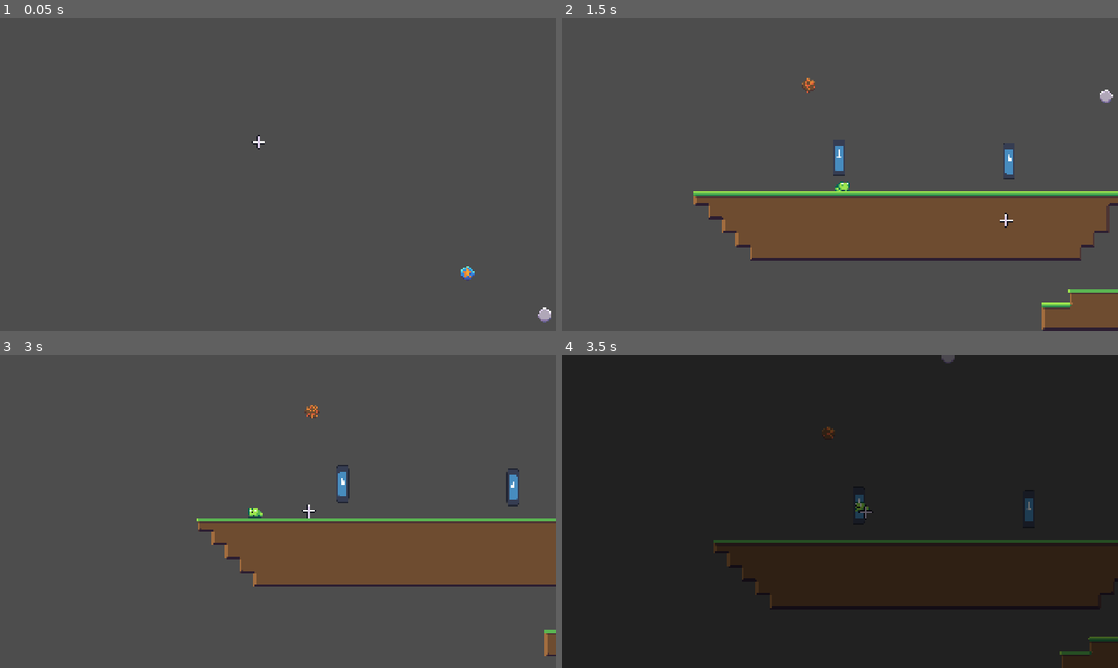
Above: before the commit, frames 1-4 (two rows, left to right).
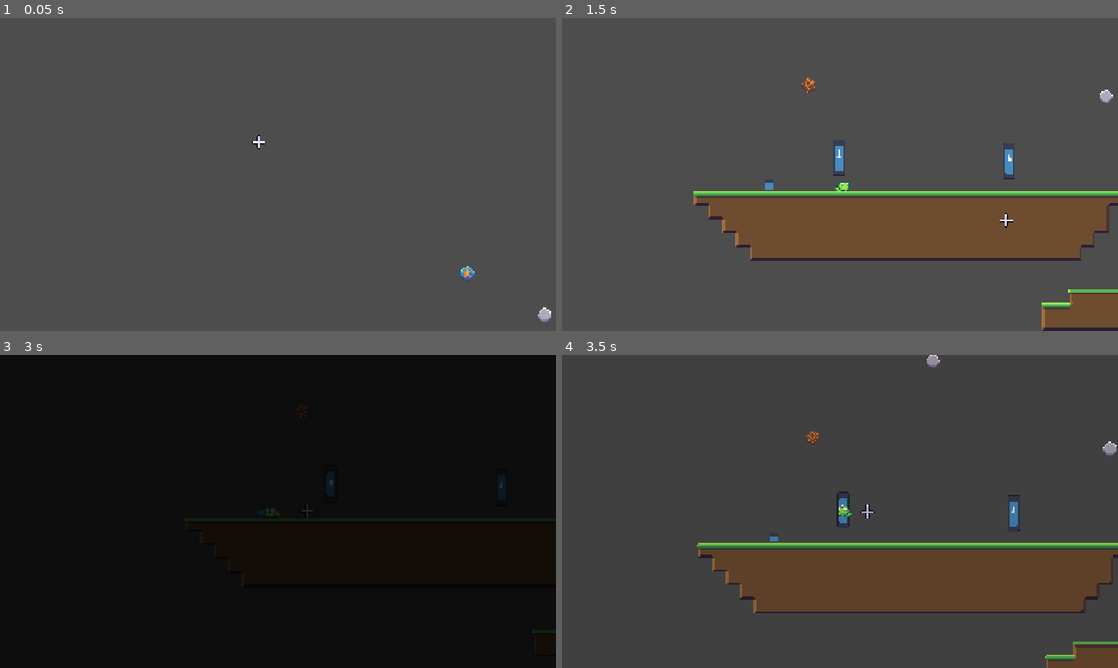
Above: after the commit, the same moments.

Repository: MadAvidCoder/Spin-phibian
Game: Godot game, scene res://scenes/main.tscn
Two runs of this game, one before a commit and one after it. Both use one fixed random seed, a clock stepped at 60 frames per second and the inputs below. The engine's default icon, where the game draws it, is replaced by a stand-in: a white triangle on a blue panel in a dark square.
Inputs (mouse positions are in pixels of both pictures, inside the frame that each line leads up to):
- Up to frame 1 (0.05 s): no input
- Up to frame 2 (1.5 s): tap Enter (ui_accept) at 0.5, 0.77 s; move the mouse to (812, 237) at 0.52 s; hold D (right) from 0.53 s (still down); click (812, 237) at 0.6 s; move the mouse to (1006, 221) at 1.27 s; click (1006, 221) at 1.35 s
- Up to frame 3 (3 s): tap Enter (ui_accept) at 1.52 s; move the mouse to (111, 464) at 2.02 s; release D (right) at 2.03 s; hold A (left) from 2.03 s (still down); click (111, 464) at 2.1 s; move the mouse to (305, 511) at 2.77 s; click (305, 511) at 2.85 s
- Up to frame 4 (3.5 s): keep holding A (left); tap Enter (ui_accept) at 3.02 s

Frame 1 is identical in both runs. In frame 2, less than 0.1% of the frame differs, in the area x 36-38%, y 52-55%; in frame 3, 100%, in the area x 0-100%, y 0-100%; in frame 4, 99%.

Commit message:
Add hazards Added hazards, which exist on collision layer 5. (Sprites TBA)

Diff:
--- a/src/project.godot
+++ b/src/project.godot
@@ -55,6 +55,7 @@
 2d_physics/layer_2="Walls"
 2d_physics/layer_3="Anchors"
 2d_physics/layer_4="Checkpoints"
+2d_physics/layer_5="Hazards"
 
 [physics]
 
--- a/src/scenes/frog.tscn
+++ b/src/scenes/frog.tscn
@@ -68,9 +68,8 @@
 size = Vector2(14, 9)
 
 [node name="Frog" type="CharacterBody2D" unique_id=1809645032 groups=["frog"]]
-collision_mask = 2
+collision_mask = 18
 script = ExtResource("1_qyo2l")
-angular_speed = 500.0
 pull_dist = 128.0
 gravity = Vector2(0, 900)
 
--- a/src/scenes/main.tscn
+++ b/src/scenes/main.tscn
@@ -2,6 +2,7 @@
 
 [ext_resource type="PackedScene" uid="uid://dgu8gco2updb7" path="res://scenes/frog.tscn" id="1_o5qli"]
 [ext_resource type="Texture2D" uid="uid://bgj2hidoxg36h" path="res://assets/sprites/grass tileset.png" id="1_tefeu"]
+[ext_resource type="Texture2D" uid="uid://barq67eed08is" path="res://icon.svg" id="2_ya4ey"]
 [ext_resource type="PackedScene" uid="uid://b143qyca7ba5" path="res://scenes/anchor.tscn" id="3_sugp2"]
 [ext_resource type="PackedScene" uid="uid://d0c8ckfwky8kp" path="res://scenes/cursor.tscn" id="4_jyhfs"]
 [ext_resource type="Script" uid="uid://b6enfej1g1pcw" path="res://scripts/fader.gd" id="5_tbgi4"]
@@ -390,18 +391,312 @@
 11:3/0/terrains_peering_bit/top_left_corner = 0
 11:3/0/terrains_peering_bit/top_side = 0
 
+[sub_resource type="TileSetAtlasSource" id="TileSetAtlasSource_eb6dy"]
+resource_name = "[TEMP]"
+texture = ExtResource("2_ya4ey")
+texture_region_size = Vector2i(10, 10)
+0:0/0 = 0
+0:0/0/physics_layer_1/polygon_0/points = PackedVector2Array(-4.985841, 4.871224, -5.0431495, -5.2723837, 5.131404, -5.062061, 4.9858413, 4.8139157)
+1:0/0 = 0
+1:0/0/physics_layer_1/polygon_0/points = PackedVector2Array(-4.985841, 4.871224, -5.0431495, -5.2723837, 5.131404, -5.062061, 4.9858413, 4.8139157)
+2:0/0 = 0
+2:0/0/physics_layer_1/polygon_0/points = PackedVector2Array(-4.985841, 4.871224, -5.0431495, -5.2723837, 5.131404, -5.062061, 4.9858413, 4.8139157)
+3:0/0 = 0
+3:0/0/physics_layer_1/polygon_0/points = PackedVector2Array(-4.985841, 4.871224, -5.0431495, -5.2723837, 5.131404, -5.062061, 4.9858413, 4.8139157)
+4:0/0 = 0
+4:0/0/physics_layer_1/polygon_0/points = PackedVector2Array(-4.985841, 4.871224, -5.0431495, -5.2723837, 5.131404, -5.062061, 4.9858413, 4.8139157)
+5:0/0 = 0
+5:0/0/physics_layer_1/polygon_0/points = PackedVector2Array(-4.985841, 4.871224, -5.0431495, -5.2723837, 5.131404, -5.062061, 4.9858413, 4.8139157)
+6:0/0 = 0
+6:0/0/physics_layer_1/polygon_0/points = PackedVector2Array(-4.985841, 4.871224, -5.0431495, -5.2723837, 5.131404, -5.062061, 4.9858413, 4.8139157)
+7:0/0 = 0
+7:0/0/physics_layer_1/polygon_0/points = PackedVector2Array(-4.985841, 4.871224, -5.0431495, -5.2723837, 5.131404, -5.062061, 4.9858413, 4.8139157)
+0:1/0 = 0
+0:1/0/physics_layer_1/polygon_0/points = PackedVector2Array(-4.985841, 4.871224, -5.0431495, -5.2723837, 5.131404, -5.062061, 4.9858413, 4.8139157)
+1:1/0 = 0
+1:1/0/physics_layer_1/polygon_0/points = PackedVector2Array(-4.985841, 4.871224, -5.0431495, -5.2723837, 5.131404, -5.062061, 4.9858413, 4.8139157)
+2:1/0 = 0
+2:1/0/physics_layer_1/polygon_0/points = PackedVector2Array(-4.985841, 4.871224, -5.0431495, -5.2723837, 5.131404, -5.062061, 4.9858413, 4.8139157)
+3:1/0 = 0
+3:1/0/physics_layer_1/polygon_0/points = PackedVector2Array(-4.985841, 4.871224, -5.0431495, -5.2723837, 5.131404, -5.062061, 4.9858413, 4.8139157)
+4:1/0 = 0
+4:1/0/physics_layer_1/polygon_0/points = PackedVector2Array(-4.985841, 4.871224, -5.0431495, -5.2723837, 5.131404, -5.062061, 4.9858413, 4.8139157)
+5:1/0 = 0
+5:1/0/physics_layer_1/polygon_0/points = PackedVector2Array(-4.985841, 4.871224, -5.0431495, -5.2723837, 5.131404, -5.062061, 4.9858413, 4.8139157)
+6:1/0 = 0
+6:1/0/physics_layer_1/polygon_0/points = PackedVector2Array(-4.985841, 4.871224, -5.0431495, -5.2723837, 5.131404, -5.062061, 4.9858413, 4.8139157)
+7:1/0 = 0
+7:1/0/physics_layer_1/polygon_0/points = PackedVector2Array(-4.985841, 4.871224, -5.0431495, -5.2723837, 5.131404, -5.062061, 4.9858413, 4.8139157)
+0:2/0 = 0
+0:2/0/physics_layer_1/polygon_0/points = PackedVector2Array(-4.985841, 4.871224, -5.0431495, -5.2723837, 5.131404, -5.062061, 4.9858413, 4.8139157)
+1:2/0 = 0
+1:2/0/physics_layer_1/polygon_0/points = PackedVector2Array(-4.985841, 4.871224, -5.0431495, -5.2723837, 5.131404, -5.062061, 4.9858413, 4.8139157)
+2:2/0 = 0
+2:2/0/physics_layer_1/polygon_0/points = PackedVector2Array(-4.985841, 4.871224, -5.0431495, -5.2723837, 5.131404, -5.062061, 4.9858413, 4.8139157)
+3:2/0 = 0
+3:2/0/physics_layer_1/polygon_0/points = PackedVector2Array(-4.985841, 4.871224, -5.0431495, -5.2723837, 5.131404, -5.062061, 4.9858413, 4.8139157)
+4:2/0 = 0
+4:2/0/physics_layer_1/polygon_0/points = PackedVector2Array(-4.985841, 4.871224, -5.0431495, -5.2723837, 5.131404, -5.062061, 4.9858413, 4.8139157)
+5:2/0 = 0
+5:2/0/physics_layer_1/polygon_0/points = PackedVector2Array(-4.985841, 4.871224, -5.0431495, -5.2723837, 5.131404, -5.062061, 4.9858413, 4.8139157)
+6:2/0 = 0
+6:2/0/physics_layer_1/polygon_0/points = PackedVector2Array(-4.985841, 4.871224, -5.0431495, -5.2723837, 5.131404, -5.062061, 4.9858413, 4.8139157)
+7:2/0 = 0
+7:2/0/physics_layer_1/polygon_0/points = PackedVector2Array(-4.985841, 4.871224, -5.0431495, -5.2723837, 5.131404, -5.062061, 4.9858413, 4.8139157)
+0:3/0 = 0
+0:3/0/physics_layer_1/polygon_0/points = PackedVector2Array(-4.985841, 4.871224, -5.0431495, -5.2723837, 5.131404, -5.062061, 4.9858413, 4.8139157)
+1:3/0 = 0
+1:3/0/physics_layer_1/polygon_0/points = PackedVector2Array(-4.985841, 4.871224, -5.0431495, -5.2723837, 5.131404, -5.062061, 4.9858413, 4.8139157)
+2:3/0 = 0
+2:3/0/physics_layer_1/polygon_0/points = PackedVector2Array(-4.985841, 4.871224, -5.0431495, -5.2723837, 5.131404, -5.062061, 4.9858413, 4.8139157)
+3:3/0 = 0
+3:3/0/physics_layer_1/polygon_0/points = PackedVector2Array(-4.985841, 4.871224, -5.0431495, -5.2723837, 5.131404, -5.062061, 4.9858413, 4.8139157)
+4:3/0 = 0
+4:3/0/physics_layer_1/polygon_0/points = PackedVector2Array(-4.985841, 4.871224, -5.0431495, -5.2723837, 5.131404, -5.062061, 4.9858413, 4.8139157)
+5:3/0 = 0
+5:3/0/physics_layer_1/polygon_0/points = PackedVector2Array(-4.985841, 4.871224, -5.0431495, -5.2723837, 5.131404, -5.062061, 4.9858413, 4.8139157)
+6:3/0 = 0
+6:3/0/physics_layer_1/polygon_0/points = PackedVector2Array(-4.985841, 4.871224, -5.0431495, -5.2723837, 5.131404, -5.062061, 4.9858413, 4.8139157)
+7:3/0 = 0
+7:3/0/physics_layer_1/polygon_0/points = PackedVector2Array(-4.985841, 4.871224, -5.0431495, -5.2723837, 5.131404, -5.062061, 4.9858413, 4.8139157)
+0:4/0 = 0
+0:4/0/physics_layer_1/polygon_0/points = PackedVector2Array(-4.985841, 4.871224, -5.0431495, -5.2723837, 5.131404, -5.062061, 4.9858413, 4.8139157)
+1:4/0 = 0
+1:4/0/physics_layer_1/polygon_0/points = PackedVector2Array(-4.985841, 4.871224, -5.0431495, -5.2723837, 5.131404, -5.062061, 4.9858413, 4.8139157)
+2:4/0 = 0
+2:4/0/physics_layer_1/polygon_0/points = PackedVector2Array(-4.985841, 4.871224, -5.0431495, -5.2723837, 5.131404, -5.062061, 4.9858413, 4.8139157)
+3:4/0 = 0
+3:4/0/physics_layer_1/polygon_0/points = PackedVector2Array(-4.985841, 4.871224, -5.0431495, -5.2723837, 5.131404, -5.062061, 4.9858413, 4.8139157)
+4:4/0 = 0
+4:4/0/physics_layer_1/polygon_0/points = PackedVector2Array(-4.985841, 4.871224, -5.0431495, -5.2723837, 5.131404, -5.062061, 4.9858413, 4.8139157)
+5:4/0 = 0
+5:4/0/physics_layer_1/polygon_0/points = PackedVector2Array(-4.985841, 4.871224, -5.0431495, -5.2723837, 5.131404, -5.062061, 4.9858413, 4.8139157)
+6:4/0 = 0
+6:4/0/physics_layer_1/polygon_0/points = PackedVector2Array(-4.985841, 4.871224, -5.0431495, -5.2723837, 5.131404, -5.062061, 4.9858413, 4.8139157)
+7:4/0 = 0
+7:4/0/physics_layer_1/polygon_0/points = PackedVector2Array(-4.985841, 4.871224, -5.0431495, -5.2723837, 5.131404, -5.062061, 4.9858413, 4.8139157)
+0:5/0 = 0
+0:5/0/physics_layer_1/polygon_0/points = PackedVector2Array(-4.985841, 4.871224, -5.0431495, -5.2723837, 5.131404, -5.062061, 4.9858413, 4.8139157)
+1:5/0 = 0
+1:5/0/physics_layer_1/polygon_0/points = PackedVector2Array(-4.985841, 4.871224, -5.0431495, -5.2723837, 5.131404, -5.062061, 4.9858413, 4.8139157)
+2:5/0 = 0
+2:5/0/physics_layer_1/polygon_0/points = PackedVector2Array(-4.985841, 4.871224, -5.0431495, -5.2723837, 5.131404, -5.062061, 4.9858413, 4.8139157)
+3:5/0 = 0
+3:5/0/physics_layer_1/polygon_0/points = PackedVector2Array(-4.985841, 4.871224, -5.0431495, -5.2723837, 5.131404, -5.062061, 4.9858413, 4.8139157)
+4:5/0 = 0
+4:5/0/physics_layer_1/polygon_0/points = PackedVector2Array(-4.985841, 4.871224, -5.0431495, -5.2723837, 5.131404, -5.062061, 4.9858413, 4.8139157)
+5:5/0 = 0
+5:5/0/physics_layer_1/polygon_0/points = PackedVector2Array(-4.985841, 4.871224, -5.0431495, -5.2723837, 5.131404, -5.062061, 4.9858413, 4.8139157)
+6:5/0 = 0
+6:5/0/physics_layer_1/polygon_0/points = PackedVector2Array(-4.985841, 4.871224, -5.0431495, -5.2723837, 5.131404, -5.062061, 4.9858413, 4.8139157)
+7:5/0 = 0
+7:5/0/physics_layer_1/polygon_0/points = PackedVector2Array(-4.985841, 4.871224, -5.0431495, -5.2723837, 5.131404, -5.062061, 4.9858413, 4.8139157)
+0:6/0 = 0
+0:6/0/physics_layer_1/polygon_0/points = PackedVector2Array(-4.985841, 4.871224, -5.0431495, -5.2723837, 5.131404, -5.062061, 4.9858413, 4.8139157)
+1:6/0 = 0
+1:6/0/physics_layer_1/polygon_0/points = PackedVector2Array(-4.985841, 4.871224, -5.0431495, -5.2723837, 5.131404, -5.062061, 4.9858413, 4.8139157)
+2:6/0 = 0
+2:6/0/physics_layer_1/polygon_0/points = PackedVector2Array(-4.985841, 4.871224, -5.0431495, -5.2723837, 5.131404, -5.062061, 4.9858413, 4.8139157)
+3:6/0 = 0
+3:6/0/physics_layer_1/polygon_0/points = PackedVector2Array(-4.985841, 4.871224, -5.0431495, -5.2723837, 5.131404, -5.062061, 4.9858413, 4.8139157)
+4:6/0 = 0
+4:6/0/physics_layer_1/polygon_0/points = PackedVector2Array(-4.985841, 4.871224, -5.0431495, -5.2723837, 5.131404, -5.062061, 4.9858413, 4.8139157)
+5:6/0 = 0
+5:6/0/physics_layer_1/polygon_0/points = PackedVector2Array(-4.985841, 4.871224, -5.0431495, -5.2723837, 5.131404, -5.062061, 4.9858413, 4.8139157)
+6:6/0 = 0
+6:6/0/physics_layer_1/polygon_0/points = PackedVector2Array(-4.985841, 4.871224, -5.0431495, -5.2723837, 5.131404, -5.062061, 4.9858413, 4.8139157)
+7:6/0 = 0
+7:6/0/physics_layer_1/polygon_0/points = PackedVector2Array(-4.985841, 4.871224, -5.0431495, -5.2723837, 5.131404, -5.062061, 4.9858413, 4.8139157)
+0:7/0 = 0
+0:7/0/physics_layer_1/polygon_0/points = PackedVector2Array(-4.985841, 4.871224, -5.0431495, -5.2723837, 5.131404, -5.062061, 4.9858413, 4.8139157)
+1:7/0 = 0
+1:7/0/physics_layer_1/polygon_0/points = PackedVector2Array(-4.985841, 4.871224, -5.0431495, -5.2723837, 5.131404, -5.062061, 4.9858413, 4.8139157)
+2:7/0 = 0
+2:7/0/physics_layer_1/polygon_0/points = PackedVector2Array(-4.985841, 4.871224, -5.0431495, -5.2723837, 5.131404, -5.062061, 4.9858413, 4.8139157)
+3:7/0 = 0
+3:7/0/physics_layer_1/polygon_0/points = PackedVector2Array(-4.985841, 4.871224, -5.0431495, -5.2723837, 5.131404, -5.062061, 4.9858413, 4.8139157)
+4:7/0 = 0
+4:7/0/physics_layer_1/polygon_0/points = PackedVector2Array(-4.985841, 4.871224, -5.0431495, -5.2723837, 5.131404, -5.062061, 4.9858413, 4.8139157)
+5:7/0 = 0
+5:7/0/physics_layer_1/polygon_0/points = PackedVector2Array(-4.985841, 4.871224, -5.0431495, -5.2723837, 5.131404, -5.062061, 4.9858413, 4.8139157)
+6:7/0 = 0
+6:7/0/physics_layer_1/polygon_0/points = PackedVector2Array(-4.985841, 4.871224, -5.0431495, -5.2723837, 5.131404, -5.062061, 4.9858413, 4.8139157)
+7:7/0 = 0
+7:7/0/physics_layer_1/polygon_0/points = PackedVector2Array(-4.985841, 4.871224, -5.0431495, -5.2723837, 5.131404, -5.062061, 4.9858413, 4.8139157)
+9:7/0 = 0
+9:7/0/physics_layer_1/polygon_0/points = PackedVector2Array(-4.985841, 4.871224, -5.0431495, -5.2723837, 5.131404, -5.062061, 4.9858413, 4.8139157)
+8:0/0 = 0
+8:0/0/physics_layer_1/polygon_0/points = PackedVector2Array(-4.985841, 4.871224, -5.0431495, -5.2723837, 5.131404, -5.062061, 4.9858413, 4.8139157)
+8:1/0 = 0
+8:1/0/physics_layer_1/polygon_0/points = PackedVector2Array(-4.985841, 4.871224, -5.0431495, -5.2723837, 5.131404, -5.062061, 4.9858413, 4.8139157)
+8:2/0 = 0
+8:2/0/physics_layer_1/polygon_0/points = PackedVector2Array(-4.985841, 4.871224, -5.0431495, -5.2723837, 5.131404, -5.062061, 4.9858413, 4.8139157)
+8:3/0 = 0
+8:3/0/physics_layer_1/polygon_0/points = PackedVector2Array(-4.985841, 4.871224, -5.0431495, -5.2723837, 5.131404, -5.062061, 4.9858413, 4.8139157)
+8:4/0 = 0
+8:4/0/physics_layer_1/polygon_0/points = PackedVector2Array(-4.985841, 4.871224, -5.0431495, -5.2723837, 5.131404, -5.062061, 4.9858413, 4.8139157)
+8:5/0 = 0
+8:5/0/physics_layer_1/polygon_0/points = PackedVector2Array(-4.985841, 4.871224, -5.0431495, -5.2723837, 5.131404, -5.062061, 4.9858413, 4.8139157)
+8:6/0 = 0
+8:6/0/physics_layer_1/polygon_0/points = PackedVector2Array(-4.985841, 4.871224, -5.0431495, -5.2723837, 5.131404, -5.062061, 4.9858413, 4.8139157)
+8:7/0 = 0
+8:7/0/physics_layer_1/polygon_0/points = PackedVector2Array(-4.985841, 4.871224, -5.0431495, -5.2723837, 5.131404, -5.062061, 4.9858413, 4.8139157)
+8:8/0 = 0
+8:8/0/physics_layer_1/polygon_0/points = PackedVector2Array(-4.985841, 4.871224, -5.0431495, -5.2723837, 5.131404, -5.062061, 4.9858413, 4.8139157)
+7:8/0 = 0
+7:8/0/physics_layer_1/polygon_0/points = PackedVector2Array(-4.985841, 4.871224, -5.0431495, -5.2723837, 5.131404, -5.062061, 4.9858413, 4.8139157)
+6:8/0 = 0
+6:8/0/physics_layer_1/polygon_0/points = PackedVector2Array(-4.985841, 4.871224, -5.0431495, -5.2723837, 5.131404, -5.062061, 4.9858413, 4.8139157)
+5:8/0 = 0
+5:8/0/physics_layer_1/polygon_0/points = PackedVector2Array(-4.985841, 4.871224, -5.0431495, -5.2723837, 5.131404, -5.062061, 4.9858413, 4.8139157)
+4:8/0 = 0
+4:8/0/physics_layer_1/polygon_0/points = PackedVector2Array(-4.985841, 4.871224, -5.0431495, -5.2723837, 5.131404, -5.062061, 4.9858413, 4.8139157)
+3:8/0 = 0
+3:8/0/physics_layer_1/polygon_0/points = PackedVector2Array(-4.985841, 4.871224, -5.0431495, -5.2723837, 5.131404, -5.062061, 4.9858413, 4.8139157)
+2:8/0 = 0
+2:8/0/physics_layer_1/polygon_0/points = PackedVector2Array(-4.985841, 4.871224, -5.0431495, -5.2723837, 5.131404, -5.062061, 4.9858413, 4.8139157)
+1:8/0 = 0
+1:8/0/physics_layer_1/polygon_0/points = PackedVector2Array(-4.985841, 4.871224, -5.0431495, -5.2723837, 5.131404, -5.062061, 4.9858413, 4.8139157)
+0:8/0 = 0
+0:8/0/physics_layer_1/polygon_0/points = PackedVector2Array(-4.985841, 4.871224, -5.0431495, -5.2723837, 5.131404, -5.062061, 4.9858413, 4.8139157)
+9:1/0 = 0
+9:1/0/physics_layer_1/polygon_0/points = PackedVector2Array(-4.985841, 4.871224, -5.0431495, -5.2723837, 5.131404, -5.062061, 4.9858413, 4.8139157)
+9:4/0 = 0
+9:4/0/physics_layer_1/polygon_0/points = PackedVector2Array(-4.985841, 4.871224, -5.0431495, -5.2723837, 5.131404, -5.062061, 4.9858413, 4.8139157)
+9:5/0 = 0
+9:5/0/physics_layer_1/polygon_0/points = PackedVector2Array(-4.985841, 4.871224, -5.0431495, -5.2723837, 5.131404, -5.062061, 4.9858413, 4.8139157)
+9:6/0 = 0
+9:6/0/physics_layer_1/polygon_0/points = PackedVector2Array(-4.985841, 4.871224, -5.0431495, -5.2723837, 5.131404, -5.062061, 4.9858413, 4.8139157)
+9:3/0 = 0
+9:3/0/physics_layer_1/polygon_0/points = PackedVector2Array(-4.985841, 4.871224, -5.0431495, -5.2723837, 5.131404, -5.062061, 4.9858413, 4.8139157)
+9:2/0 = 0
+9:2/0/physics_layer_1/polygon_0/points = PackedVector2Array(-4.985841, 4.871224, -5.0431495, -5.2723837, 5.131404, -5.062061, 4.9858413, 4.8139157)
+9:0/0 = 0
+9:0/0/physics_layer_1/polygon_0/points = PackedVector2Array(-4.985841, 4.871224, -5.0431495, -5.2723837, 5.131404, -5.062061, 4.9858413, 4.8139157)
+9:8/0 = 0
+9:8/0/physics_layer_1/polygon_0/points = PackedVector2Array(-4.985841, 4.871224, -5.0431495, -5.2723837, 5.131404, -5.062061, 4.9858413, 4.8139157)
+9:9/0 = 0
+9:9/0/physics_layer_1/polygon_0/points = PackedVector2Array(-4.985841, 4.871224, -5.0431495, -5.2723837, 5.131404, -5.062061, 4.9858413, 4.8139157)
+8:9/0 = 0
+8:9/0/physics_layer_1/polygon_0/points = PackedVector2Array(-4.985841, 4.871224, -5.0431495, -5.2723837, 5.131404, -5.062061, 4.9858413, 4.8139157)
+7:9/0 = 0
+7:9/0/physics_layer_1/polygon_0/points = PackedVector2Array(-4.985841, 4.871224, -5.0431495, -5.2723837, 5.131404, -5.062061, 4.9858413, 4.8139157)
+6:9/0 = 0
+6:9/0/physics_layer_1/polygon_0/points = PackedVector2Array(-4.985841, 4.871224, -5.0431495, -5.2723837, 5.131404, -5.062061, 4.9858413, 4.8139157)
+5:9/0 = 0
+5:9/0/physics_layer_1/polygon_0/points = PackedVector2Array(-4.985841, 4.871224, -5.0431495, -5.2723837, 5.131404, -5.062061, 4.9858413, 4.8139157)
+4:9/0 = 0
+4:9/0/physics_layer_1/polygon_0/points = PackedVector2Array(-4.985841, 4.871224, -5.0431495, -5.2723837, 5.131404, -5.062061, 4.9858413, 4.8139157)
+3:9/0 = 0
+3:9/0/physics_layer_1/polygon_0/points = PackedVector2Array(-4.985841, 4.871224, -5.0431495, -5.2723837, 5.131404, -5.062061, 4.9858413, 4.8139157)
+2:9/0 = 0
+2:9/0/physics_layer_1/polygon_0/points = PackedVector2Array(-4.985841, 4.871224, -5.0431495, -5.2723837, 5.131404, -5.062061, 4.9858413, 4.8139157)
+1:9/0 = 0
+1:9/0/physics_layer_1/polygon_0/points = PackedVector2Array(-4.985841, 4.871224, -5.0431495, -5.2723837, 5.131404, -5.062061, 4.9858413, 4.8139157)
+0:9/0 = 0
+0:9/0/physics_layer_1/polygon_0/points = PackedVector2Array(-4.985841, 4.871224, -5.0431495, -5.2723837, 5.131404, -5.062061, 4.9858413, 4.8139157)
+0:10/0 = 0
+0:10/0/physics_layer_1/polygon_0/points = PackedVector2Array(-4.985841, 4.871224, -5.0431495, -5.2723837, 5.131404, -5.062061, 4.9858413, 4.8139157)
+0:11/0 = 0
+0:11/0/physics_layer_1/polygon_0/points = PackedVector2Array(-4.985841, 4.871224, -5.0431495, -5.2723837, 5.131404, -5.062061, 4.9858413, 4.8139157)
+1:10/0 = 0
+1:10/0/physics_layer_1/polygon_0/points = PackedVector2Array(-4.985841, 4.871224, -5.0431495, -5.2723837, 5.131404, -5.062061, 4.9858413, 4.8139157)
+1:11/0 = 0
+1:11/0/physics_layer_1/polygon_0/points = PackedVector2Array(-4.985841, 4.871224, -5.0431495, -5.2723837, 5.131404, -5.062061, 4.9858413, 4.8139157)
+2:10/0 = 0
+2:10/0/physics_layer_1/polygon_0/points = PackedVector2Array(-4.985841, 4.871224, -5.0431495, -5.2723837, 5.131404, -5.062061, 4.9858413, 4.8139157)
+2:11/0 = 0
+2:11/0/physics_layer_1/polygon_0/points = PackedVector2Array(-4.985841, 4.871224, -5.0431495, -5.2723837, 5.131404, -5.062061, 4.9858413, 4.8139157)
+3:10/0 = 0
+3:10/0/physics_layer_1/polygon_0/points = PackedVector2Array(-4.985841, 4.871224, -5.0431495, -5.2723837, 5.131404, -5.062061, 4.9858413, 4.8139157)
+3:11/0 = 0
+3:11/0/physics_layer_1/polygon_0/points = PackedVector2Array(-4.985841, 4.871224, -5.0431495, -5.2723837, 5.131404, -5.062061, 4.9858413, 4.8139157)
+4:10/0 = 0
+4:10/0/physics_layer_1/polygon_0/points = PackedVector2Array(-4.985841, 4.871224, -5.0431495, -5.2723837, 5.131404, -5.062061, 4.9858413, 4.8139157)
+4:11/0 = 0
+4:11/0/physics_layer_1/polygon_0/points = PackedVector2Array(-4.985841, 4.871224, -5.0431495, -5.2723837, 5.131404, -5.062061, 4.9858413, 4.8139157)
+5:10/0 = 0
+5:10/0/physics_layer_1/polygon_0/points = PackedVector2Array(-4.985841, 4.871224, -5.0431495, -5.2723837, 5.131404, -5.062061, 4.9858413, 4.8139157)
+5:11/0 = 0
+5:11/0/physics_layer_1/polygon_0/points = PackedVector2Array(-4.985841, 4.871224, -5.0431495, -5.2723837, 5.131404, -5.062061, 4.9858413, 4.8139157)
+6:10/0 = 0
+6:10/0/physics_layer_1/polygon_0/points = PackedVector2Array(-4.985841, 4.871224, -5.0431495, -5.2723837, 5.131404, -5.062061, 4.9858413, 4.8139157)
+6:11/0 = 0
+6:11/0/physics_layer_1/polygon_0/points = PackedVector2Array(-4.985841, 4.871224, -5.0431495, -5.2723837, 5.131404, -5.062061, 4.9858413, 4.8139157)
+7:10/0 = 0
+7:10/0/physics_layer_1/polygon_0/points = PackedVector2Array(-4.985841, 4.871224, -5.0431495, -5.2723837, 5.131404, -5.062061, 4.9858413, 4.8139157)
+7:11/0 = 0
+7:11/0/physics_layer_1/polygon_0/points = PackedVector2Array(-4.985841, 4.871224, -5.0431495, -5.2723837, 5.131404, -5.062061, 4.9858413, 4.8139157)
+8:10/0 = 0
+8:10/0/physics_layer_1/polygon_0/points = PackedVector2Array(-4.985841, 4.871224, -5.0431495, -5.2723837, 5.131404, -5.062061, 4.9858413, 4.8139157)
+8:11/0 = 0
+8:11/0/physics_layer_1/polygon_0/points = PackedVector2Array(-4.985841, 4.871224, -5.0431495, -5.2723837, 5.131404, -5.062061, 4.9858413, 4.8139157)
+9:10/0 = 0
+9:10/0/physics_layer_1/polygon_0/points = PackedVector2Array(-4.985841, 4.871224, -5.0431495, -5.2723837, 5.131404, -5.062061, 4.9858413, 4.8139157)
+9:11/0 = 0
+9:11/0/physics_layer_1/polygon_0/points = PackedVector2Array(-4.985841, 4.871224, -5.0431495, -5.2723837, 5.131404, -5.062061, 4.9858413, 4.8139157)
+10:0/0 = 0
+10:0/0/physics_layer_1/polygon_0/points = PackedVector2Array(-4.985841, 4.871224, -5.0431495, -5.2723837, 5.131404, -5.062061, 4.9858413, 4.8139157)
+10:1/0 = 0
+10:1/0/physics_layer_1/polygon_0/points = PackedVector2Array(-4.985841, 4.871224, -5.0431495, -5.2723837, 5.131404, -5.062061, 4.9858413, 4.8139157)
+10:2/0 = 0
+10:2/0/physics_layer_1/polygon_0/points = PackedVector2Array(-4.985841, 4.871224, -5.0431495, -5.2723837, 5.131404, -5.062061, 4.9858413, 4.8139157)
+10:3/0 = 0
+10:3/0/physics_layer_1/polygon_0/points = PackedVector2Array(-4.985841, 4.871224, -5.0431495, -5.2723837, 5.131404, -5.062061, 4.9858413, 4.8139157)
+10:4/0 = 0
+10:4/0/physics_layer_1/polygon_0/points = PackedVector2Array(-4.985841, 4.871224, -5.0431495, -5.2723837, 5.131404, -5.062061, 4.9858413, 4.8139157)
+10:5/0 = 0
+10:5/0/physics_layer_1/polygon_0/points = PackedVector2Array(-4.985841, 4.871224, -5.0431495, -5.2723837, 5.131404, -5.062061, 4.9858413, 4.8139157)
+10:6/0 = 0
+10:6/0/physics_layer_1/polygon_0/points = PackedVector2Array(-4.985841, 4.871224, -5.0431495, -5.2723837, 5.131404, -5.062061, 4.9858413, 4.8139157)
+10:7/0 = 0
+10:7/0/physics_layer_1/polygon_0/points = PackedVector2Array(-4.985841, 4.871224, -5.0431495, -5.2723837, 5.131404, -5.062061, 4.9858413, 4.8139157)
+10:8/0 = 0
+10:8/0/physics_layer_1/polygon_0/points = PackedVector2Array(-4.985841, 4.871224, -5.0431495, -5.2723837, 5.131404, -5.062061, 4.9858413, 4.8139157)
+10:9/0 = 0
+10:9/0/physics_layer_1/polygon_0/points = PackedVector2Array(-4.985841, 4.871224, -5.0431495, -5.2723837, 5.131404, -5.062061, 4.9858413, 4.8139157)
+10:10/0 = 0
+10:10/0/physics_layer_1/polygon_0/points = PackedVector2Array(-4.985841, 4.871224, -5.0431495, -5.2723837, 5.131404, -5.062061, 4.9858413, 4.8139157)
+10:11/0 = 0
+10:11/0/physics_layer_1/polygon_0/points = PackedVector2Array(-4.985841, 4.871224, -5.0431495, -5.2723837, 5.131404, -5.062061, 4.9858413, 4.8139157)
+11:0/0 = 0
+11:0/0/physics_layer_1/polygon_0/points = PackedVector2Array(-4.985841, 4.871224, -5.0431495, -5.2723837, 5.131404, -5.062061, 4.9858413, 4.8139157)
+11:1/0 = 0
+11:1/0/physics_layer_1/polygon_0/points = PackedVector2Array(-4.985841, 4.871224, -5.0431495, -5.2723837, 5.131404, -5.062061, 4.9858413, 4.8139157)
+11:2/0 = 0
+11:2/0/physics_layer_1/polygon_0/points = PackedVector2Array(-4.985841, 4.871224, -5.0431495, -5.2723837, 5.131404, -5.062061, 4.9858413, 4.8139157)
+11:3/0 = 0
+11:3/0/physics_layer_1/polygon_0/points = PackedVector2Array(-4.985841, 4.871224, -5.0431495, -5.2723837, 5.131404, -5.062061, 4.9858413, 4.8139157)
+11:4/0 = 0
+11:4/0/physics_layer_1/polygon_0/points = PackedVector2Array(-4.985841, 4.871224, -5.0431495, -5.2723837, 5.131404, -5.062061, 4.9858413, 4.8139157)
+11:5/0 = 0
+11:5/0/physics_layer_1/polygon_0/points = PackedVector2Array(-4.985841, 4.871224, -5.0431495, -5.2723837, 5.131404, -5.062061, 4.9858413, 4.8139157)
+11:6/0 = 0
+11:6/0/physics_layer_1/polygon_0/points = PackedVector2Array(-4.985841, 4.871224, -5.0431495, -5.2723837, 5.131404, -5.062061, 4.9858413, 4.8139157)
+11:7/0 = 0
+11:7/0/physics_layer_1/polygon_0/points = PackedVector2Array(-4.985841, 4.871224, -5.0431495, -5.2723837, 5.131404, -5.062061, 4.9858413, 4.8139157)
+11:8/0 = 0
+11:8/0/physics_layer_1/polygon_0/points = PackedVector2Array(-4.985841, 4.871224, -5.0431495, -5.2723837, 5.131404, -5.062061, 4.9858413, 4.8139157)
+11:9/0 = 0
+11:9/0/physics_layer_1/polygon_0/points = PackedVector2Array(-4.985841, 4.871224, -5.0431495, -5.2723837, 5.131404, -5.062061, 4.9858413, 4.8139157)
+11:10/0 = 0
+11:10/0/physics_layer_1/polygon_0/points = PackedVector2Array(-4.985841, 4.871224, -5.0431495, -5.2723837, 5.131404, -5.062061, 4.9858413, 4.8139157)
+11:11/0 = 0
+11:11/0/physics_layer_1/polygon_0/points = PackedVector2Array(-4.985841, 4.871224, -5.0431495, -5.2723837, 5.131404, -5.062061, 4.9858413, 4.8139157)
+
 [sub_resource type="TileSet" id="TileSet_kni6c"]
 physics_layer_0/collision_layer = 2
-physics_layer_0/collision_mask = 2
+physics_layer_1/collision_layer = 16
 terrain_set_0/mode = 0
 terrain_set_0/terrain_0/name = "dirt"
 terrain_set_0/terrain_0/color = Color(1, 1, 1, 1)
 sources/0 = SubResource("TileSetAtlasSource_o6xl0")
+sources/2 = SubResource("TileSetAtlasSource_eb6dy")
 
 [node name="Node2D" type="Node2D" unique_id=1309191250]
 
 [node name="world tiles" type="TileMapLayer" parent="." unique_id=1613029502]
-tile_map_data = PackedByteArray("AAAfAAoAAAAIAAEAAAAgAAoAAAA …(4176 unchanged characters)… JAAMAAAAmACcAAAAJAAIAAAAnACcAAAALAAIAAAA=")
+tile_map_data = PackedByteArray("AAAfAAoAAAAIAAEAAAAgAAoAAAA …(4176 unchanged characters)… JAAMAAAAmACcAAAAJAAIAAAAnACcAAAALAAIAAAAMAB4AAgAFAAIAAAA=")
 tile_set = SubResource("TileSet_kni6c")
 
 [node name="Fader" type="CanvasLayer" parent="." unique_id=1235757295]
--- a/src/scripts/frog.gd
+++ b/src/scripts/frog.gd
@@ -47,6 +47,12 @@
 func _physics_process(delta: float) -> void:
 	process_state(delta)
 	move_and_slide()
+
+	for c in get_slide_collision_count():
+		var collision = get_slide_collision(c)
+		var rid = collision.get_collider_rid()
+		if PhysicsServer2D.body_get_collision_layer(rid) & 0b10000:
+			respawn()
 
 func respawn():
 	change_state(States.DEAD)
